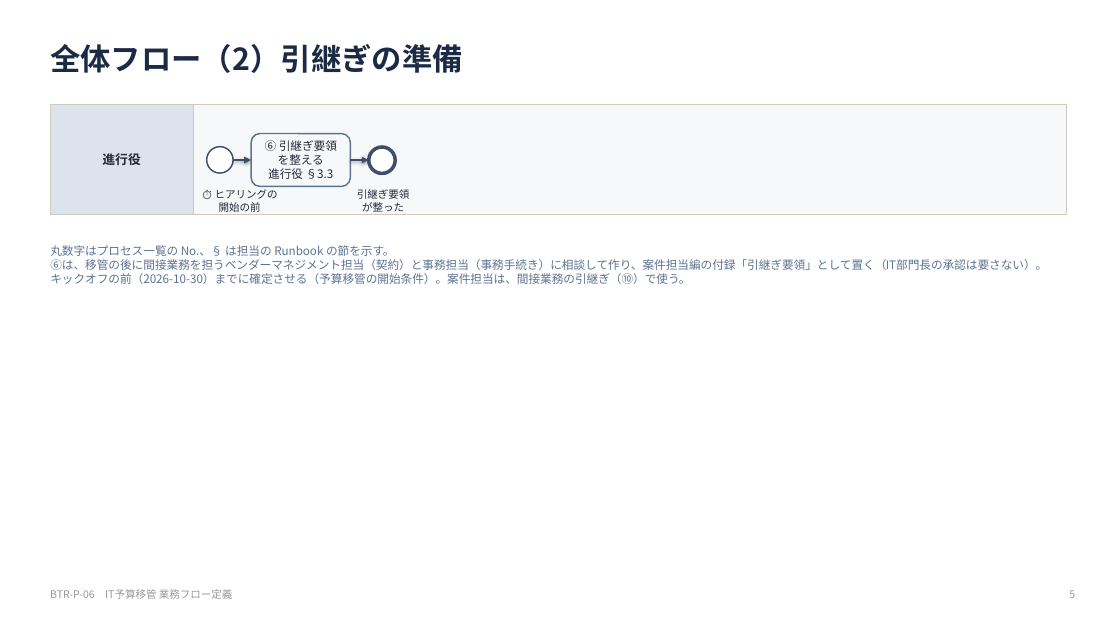
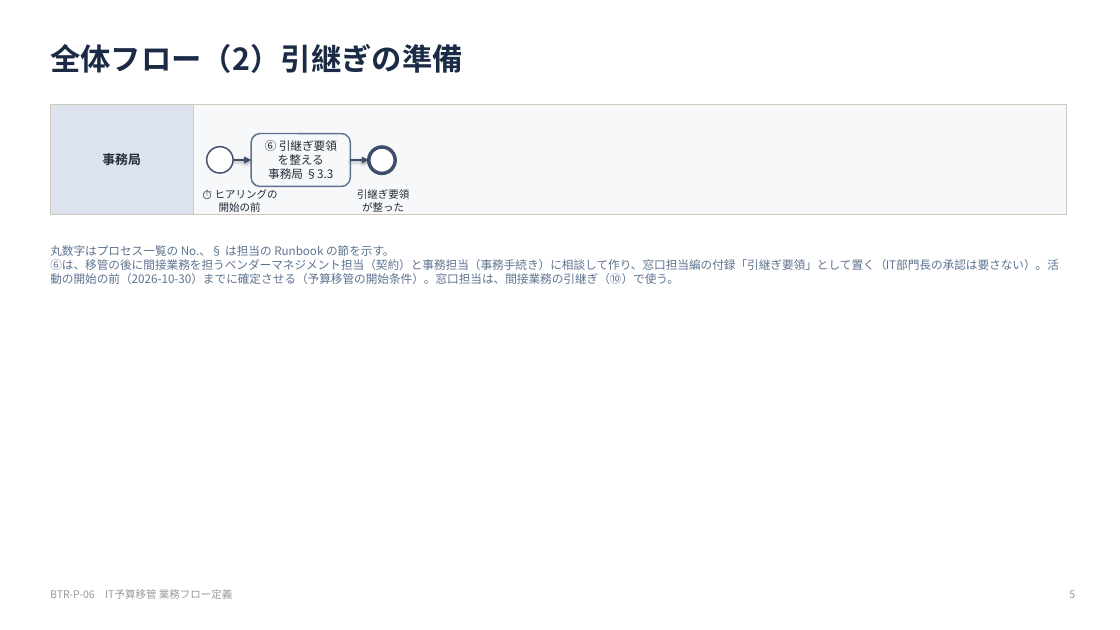
Before and after one commit to hiroyasu-komaki/temp, a slide deck: slide 5 of budget-transfer/process/06-process-definition.pptx. Drawn at 1120x630 pixels with LibreOffice and Linux fonts; fonts in the diff are those of the drawing. Boxes give left, top, right and bottom in pixels: in the first picture for what was removed or moved away, otherwise in the second. Text is boxed around its words. In the diff, an @@ line names an element or a change of style, - is before the commit and + after.

```diff
--- a/budget-transfer/process/06-process-definition.pptx
+++ b/budget-transfer/process/06-process-definition.pptx
@@ text in rectangle at bbox=[102, 153, 141, 165]: text changed @@
-進行役
+事務局
@@ text in rounded rectangle at bbox=[268, 168, 334, 179]: text changed @@
-進行役 §3.3
+事務局 §3.3
@@ text at bbox=[50, 259, 1059, 284]: text changed @@
-⑥は、移管の後に間接業務を担うベンダーマネジメント担当（契約）と事務担当（事務手続き）に相談して作り、案件担当編の付録「引継ぎ要領」として置く（IT部門長の承認は要さない）。キックオフの前（2026-10-30）までに確定させる（予算移管の開始条件）。案件担当は、間接業務の引継ぎ（⑩）で使う。
+⑥は、移管の後に間接業務を担うベンダーマネジメント担当（契約）と事務担当（事務手続き）に相談して作り、窓口担当編の付録「引継ぎ要領」として置く（IT部門長の承認は要さない）。活動の開始の前（2026-10-30）までに確定させる（予算移管の開始条件）。窓口担当は、間接業務の引継ぎ（⑩）で使う。
```
Also in this commit, not shown: 13 other slides changed, 19 other files.
